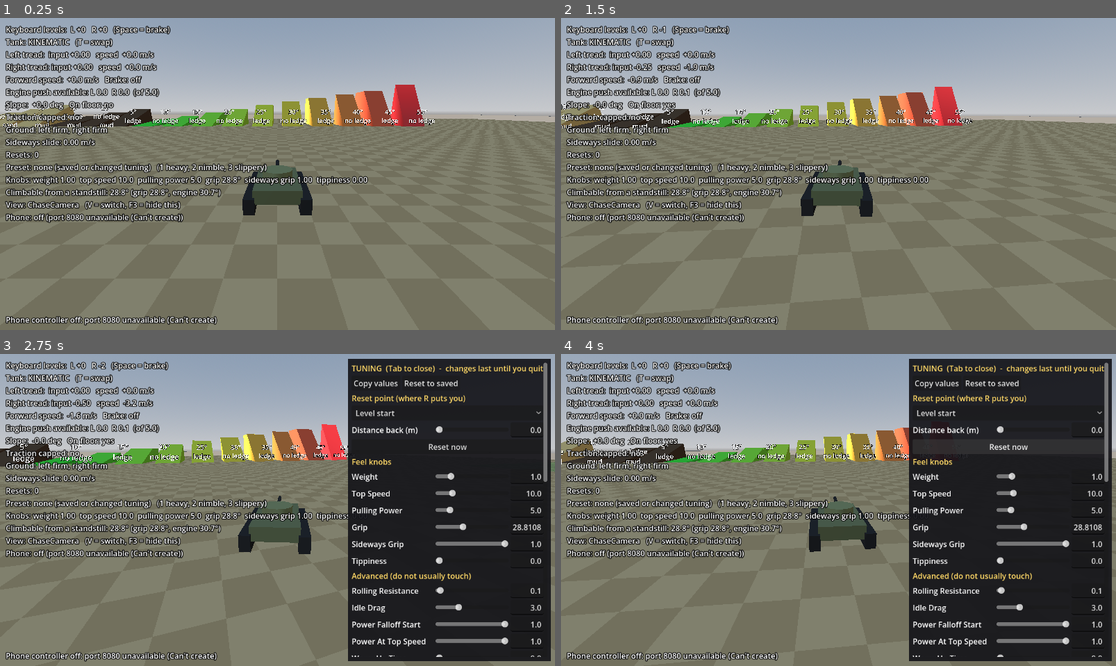
Above: before the commit, frames 1-4 (two rows, left to right).
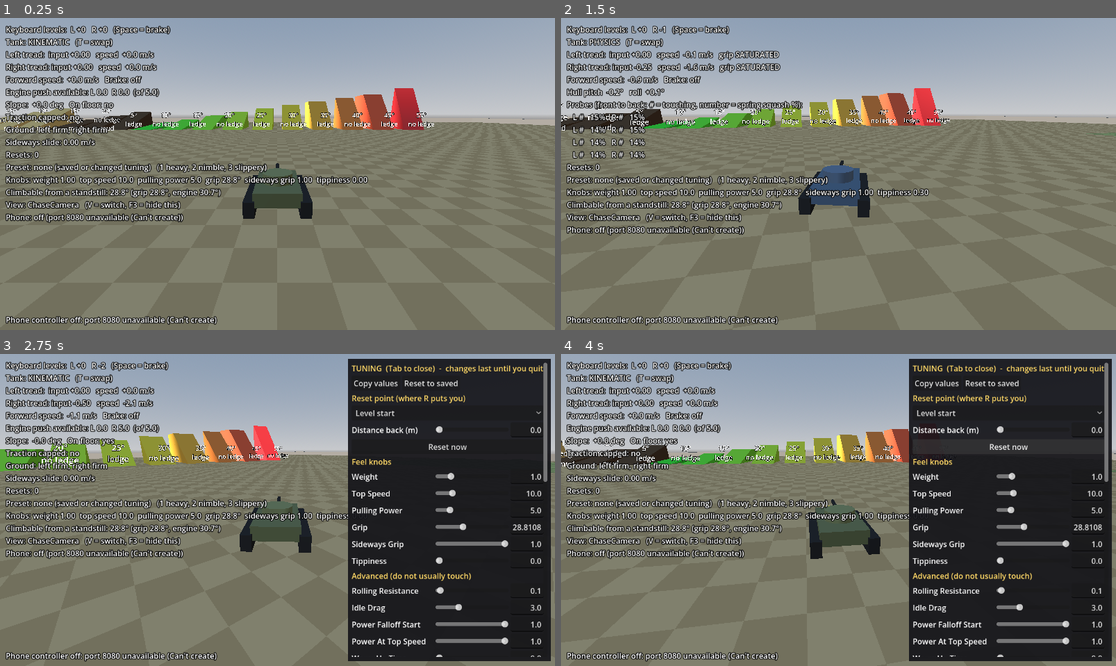
Above: after the commit, the same moments.

Repository: Kickpunch3r/tank-game
Game: Godot game, scene res://scenes/test_course.tscn
The game is run twice, just before and just after one commit, with the same random seed, the same clock (stepped at 60 frames per second) and the same inputs.
Inputs (mouse positions are in pixels of both pictures, inside the frame that each line leads up to):
- Up to frame 1 (0.25 s): no input
- Up to frame 2 (1.5 s): move the mouse to (960, 158) at 0.52 s; hold Down (driver_right_back) 0.53-1.25 s; hold T (tank_swap, bound only after the commit) 0.53-1.25 s; click (960, 158) at 0.67 s; drag from (727, 189) to (810, 236) at 1.27 s
- Up to frame 3 (2.75 s): move the mouse to (333, 441) at 2.02 s; hold Down (driver_right_back) from 2.03 s (still down); hold Tab (tuning_panel_toggle) from 2.03 s (still down); tap T (tank_swap, bound only after the commit) at 2.3 s
- Up to frame 4 (4 s): release Down (driver_right_back) at 2.75 s; release Tab (tuning_panel_toggle) at 2.75 s; click "Reset to saved" at 2.75 s; click "Reset now" at 3.5 s

The runs differ from the first frame. In frame 1, 3.8% of the frame differs, in the area x 0-100%, y 21-65%; in frame 2, 13%, in the area x 0-100%, y 6-70%; in frame 3, 5.0%; in frame 4, 3.7%.

Commit message:
Physics tank milestone 3: tank swapping with T, shared presets
The player rig holds both tanks. New PlayerRig root script: T (Input Map
tank_swap) puts the other tank where the active one is, same heading, at
rest, with the same reset point, level start and keyboard lever levels;
the chase camera, slit view, HUD and Tab panel follow it. The hidden tank
is switched off (no input, removed from physics, not drawn). Each tank
keeps its own DriverStation. Presets 1/2/3 set the knobs on both tanks.

Shared interface (duck typing) used by the rig, HUD, panel, kill plane,
level root and tests. SlopeLadder.start_position_for() asks each tank how
close it stands to a ramp. Chase camera smooths its look point up and
down (look_smoothing 6; 0 = old behaviour) to damp spring bounce.

Fixed: the Tab panel's "Reset to saved" now also resets the hidden tank's
tuning (a preset used to stay on it).

New checks: swap place and heading, hidden tank ignores keys, levers
carry over, camera/HUD/panel/slit follow, phone source, presets on both,
R, swap back, and T in the starter level. Kinematic results unchanged.
177 of 177 checks pass.

Co-Authored-By: Claude Opus 5.5 <noreply@anthropic.com>
Claude-Session: https://claude.ai/code/session_01Pm55gMUn29kyQtMtoJuZst

Diff:
--- a/project.godot
+++ b/project.godot
@@ -114,6 +114,11 @@
 "events": [Object(InputEventKey,"resource_local_to_scene":false,"resource_name":"","device":-1,"window_id":0,"alt_press …(191 unchanged characters)…
 ]
 }
+tank_swap={
+"deadzone": 0.2,
+"events": [Object(InputEventKey,"resource_local_to_scene":false,"resource_name":"","device":-1,"window_id":0,"alt_pressed":false,"shift_pressed":false,"ctrl_pressed":false,"meta_pressed":false,"pressed":false,"keycode":0,"physical_keycode":84,"key_label":0,"unicode":116,"location":0,"echo":false,"script":null)
+]
+}
 
 [physics]
 
--- a/scenes/player_rig.tscn
+++ b/scenes/player_rig.tscn
@@ -12,10 +12,22 @@
 [ext_resource type="Resource" path="res://tuning/presets/heavy.tres" id="10_heavy"]
 [ext_resource type="Resource" path="res://tuning/presets/nimble.tres" id="11_nimble"]
 [ext_resource type="Resource" path="res://tuning/presets/slippery.tres" id="12_slippery"]
+[ext_resource type="PackedScene" path="res://scenes/physics_tank.tscn" id="13_physics_tank"]
+[ext_resource type="Script" path="res://scripts/player_rig.gd" id="14_rig"]
 
-[node name="PlayerRig" type="Node3D"]
+[node name="PlayerRig" type="Node3D" node_paths=PackedStringArray("tanks", "chase_camera", "view_switcher", "debug_hud", "tuning_panel", "controller_server")]
+script = ExtResource("14_rig")
+tanks = [NodePath("Tank"), NodePath("PhysicsTank")]
+chase_camera = NodePath("ChaseCamera")
+view_switcher = NodePath("ViewSwitcher")
+debug_hud = NodePath("DebugHud")
+tuning_panel = NodePath("TuningPanel")
+controller_server = NodePath("ControllerServer")
 
 [node name="Tank" parent="." instance=ExtResource("1_tank")]
+transform = Transform3D(1, 0, 0, 0, 1, 0, 0, 0, 1, 0, 1, 0)
+
+[node name="PhysicsTank" parent="." instance=ExtResource("13_physics_tank")]
 transform = Transform3D(1, 0, 0, 0, 1, 0, 0, 0, 1, 0, 1, 0)
 
 [node name="ChaseCamera" type="Camera3D" parent="." node_paths=PackedStringArray("target")]
@@ -42,7 +54,7 @@
 [node name="PresetSwitcher" type="Node" parent="." node_paths=PackedStringArray("tanks", "tuning_panel")]
 script = ExtResource("9_presets")
 presets = Array[Resource]([ExtResource("10_heavy"), ExtResource("11_nimble"), ExtResource("12_slippery")])
-tanks = [NodePath("../Tank")]
+tanks = [NodePath("../Tank"), NodePath("../PhysicsTank")]
 tuning_panel = NodePath("../TuningPanel")
 
 [node name="ControllerServer" type="Node" parent="." node_paths=PackedStringArray("tank")]
--- a/scripts/chase_camera.gd
+++ b/scripts/chase_camera.gd
@@ -20,10 +20,19 @@
 ## How quickly the camera catches up. Higher = snappier, lower = floatier.
 @export var follow_smoothing: float = 4.0
 
+## How quickly the point the camera looks at follows the tank up and down.
+## Smooths out the view tipping up and down as the tank bounces (the physics
+## tank's springs). 0 = follows at once, with no smoothing.
+@export var look_smoothing: float = 6.0
+
+# The smoothed height of the point the camera looks at.
+var _look_y: float = 0.0
+
 
 func _ready() -> void:
 	if target != null:
 		global_position = _desired_position()
+		_look_y = target.global_position.y + look_height
 		look_at(_look_point(), Vector3.UP)
 
 
@@ -38,6 +47,8 @@
 	# Frame-rate independent smoothing: move a fraction of the remaining gap each frame.
 	var catch_up: float = 1.0 - exp(-follow_smoothing * delta)
 	global_position = global_position.lerp(_desired_position(), catch_up)
+	var wanted_y: float = target.global_position.y + look_height
+	_look_y = wanted_y if look_smoothing <= 0.0 else lerpf(_look_y, wanted_y, 1.0 - exp(-look_smoothing * delta))
 	look_at(_look_point(), Vector3.UP)
 
 
@@ -52,4 +63,4 @@
 
 
 func _look_point() -> Vector3:
-	return target.global_position + Vector3.UP * look_height
+	return Vector3(target.global_position.x, _look_y, target.global_position.z)
--- a/scripts/kill_plane.gd
+++ b/scripts/kill_plane.gd
@@ -18,6 +18,7 @@
 
 
 func _on_body_entered(body: Node3D) -> void:
-	if body is Tank:
+	# Either kind of tank.
+	if body.has_method(&"reset_to_spawn"):
 		# Deferred: moving a body in the middle of a physics callback is unsafe.
-		(body as Tank).reset_to_spawn.call_deferred()
+		body.call_deferred(&"reset_to_spawn")
--- a/scripts/level_root.gd
+++ b/scripts/level_root.gd
@@ -60,9 +60,13 @@
 func _place_tank_at_start() -> void:
 	var home: Transform3D = start_transform()
 	home.origin.y += 0.3
-	tank.set_home(home)
-	tank.set_spawn(home)
-	tank.reset_to_spawn()
+	# Every tank in the rig (kinematic and physics) gets the same start.
+	var rig := tank.get_parent() as PlayerRig
+	var all_tanks: Array[Node3D] = rig.tanks if rig != null else [tank as Node3D]
+	for each_tank: Node3D in all_tanks:
+		each_tank.call(&"set_home", home)
+		each_tank.call(&"set_spawn", home)
+		each_tank.call(&"reset_to_spawn")
 
 
 func _find_child_of_type(node: Node, type_name: String) -> Node:
--- /dev/null
+++ b/scripts/player_rig.gd
@@ -0,0 +1,113 @@
+class_name PlayerRig
+extends Node3D
+## The player's tank(s) with everything that follows them: chase camera, view
+## switcher, debug display, Tab panel and feel presets.
+##
+## There are two tanks to compare: the kinematic Tank and the PhysicsTank.
+## Only one is active at a time. T (Input Map: tank_swap) swaps them: the other
+## tank appears where the active one is, facing the same way, at rest. The
+## hidden tank is switched off completely (no input, no physics, not drawn).
+
+## The tanks to swap between, in order. The first one starts active.
+@export var tanks: Array[Node3D] = []
+
+@export var chase_camera: ChaseCamera
+@export var view_switcher: ViewSwitcher
+@export var debug_hud: DebugHud
+@export var tuning_panel: TuningPanel
+@export var controller_server: ControllerServer
+
+## Emitted after a swap, with the tank that is now active.
+signal active_tank_changed(tank: Node3D)
+
+## The tank being driven now.
+var active_tank: Node3D
+
+## Where the driver's slit camera sits in either tank.
+const SLIT_CAMERA_PATH: NodePath = ^"Visual/Hull/DriverSlitCamera"
+
+
+func _ready() -> void:
+	if tanks.is_empty():
+		return
+	for tank: Node3D in tanks:
+		if tank != tanks[0]:
+			_switch_off(tank)
+		# Bumping into things buzzes the driver's phone, whichever tank it is.
+		if is_instance_valid(controller_server) and tank != controller_server.tank:
+			tank.connect(&"bumped", func() -> void: controller_server.buzz(40))
+	active_tank = tanks[0]
+
+
+func _unhandled_input(event: InputEvent) -> void:
+	if event.is_action_pressed(&"tank_swap"):
+		swap_tank()
+		get_viewport().set_input_as_handled()
+
+
+## Swap to the next tank in the list.
+func swap_tank() -> void:
+	var live: Array[Node3D] = []
+	for tank: Node3D in tanks:
+		if is_instance_valid(tank):
+			live.append(tank)
+	if live.size() < 2 or not is_instance_valid(active_tank):
+		return
+	var old_tank: Node3D = active_tank
+	var new_tank: Node3D = live[(live.find(old_tank) + 1) % live.size()]
+
+	# Where the old tank is, upright, facing the same way (its left/right turn only).
+	var facing: Vector3 = -old_tank.global_basis.z
+	var yaw: float = atan2(-facing.x, -facing.z)
+	var where := Transform3D(Basis(Vector3.UP, yaw), old_tank.global_position + Vector3.UP * 0.2)
+
+	new_tank.call(&"set_spawn", old_tank.call(&"get_spawn"))
+	new_tank.call(&"set_home", old_tank.call(&"get_home"))
+	_copy_lever_positions(old_tank, new_tank)
+	var old_slit: Node = old_tank.get_node(SLIT_CAMERA_PATH)
+	_switch_off(old_tank)
+	_switch_on(new_tank)
+	new_tank.call(&"place_at", where)
+	active_tank = new_tank
+	_point_everything_at(new_tank, old_slit)
+	active_tank_changed.emit(new_tank)
+
+
+## The keyboard's tread levels are where the player left the levers, not part
+## of the tank: carry them over (the phone's levers carry over by themselves).
+func _copy_lever_positions(from_tank: Node3D, to_tank: Node3D) -> void:
+	var from_keys := from_tank.get_node_or_null(^"DriverStation/KeyboardDriverInput") as KeyboardDriverInput
+	var to_keys := to_tank.get_node_or_null(^"DriverStation/KeyboardDriverInput") as KeyboardDriverInput
+	if from_keys != null and to_keys != null:
+		to_keys.left_level = from_keys.left_level
+		to_keys.right_level = from_keys.right_level
+
+
+func _point_everything_at(tank: Node3D, old_slit: Node) -> void:
+	if is_instance_valid(chase_camera):
+		chase_camera.target = tank
+	if is_instance_valid(view_switcher):
+		var new_slit := tank.get_node(SLIT_CAMERA_PATH) as Camera3D
+		var slot: int = view_switcher.views.find(old_slit)
+		if slot >= 0:
+			(old_slit as DriverSlitCamera).set_view_active(false)
+			view_switcher.views[slot] = new_slit
+		view_switcher.show_view(view_switcher.current_index)
+	if is_instance_valid(debug_hud):
+		debug_hud.tank = tank
+		debug_hud.station = tank.get(&"driver_station")
+	if is_instance_valid(tuning_panel):
+		tuning_panel.tank = tank
+		tuning_panel.rebuild()
+
+
+func _switch_off(tank: Node3D) -> void:
+	tank.visible = false
+	# Disabled nodes get no input or processing, and their bodies leave the
+	# physics world (Godot's default disable mode), so nothing can bump them.
+	tank.process_mode = Node.PROCESS_MODE_DISABLED
+
+
+func _switch_on(tank: Node3D) -> void:
+	tank.process_mode = Node.PROCESS_MODE_INHERIT
+	tank.visible = true
--- a/scripts/slope_ladder.gd
+++ b/scripts/slope_ladder.gd
@@ -106,6 +106,14 @@
 ## it. At distance 0 the tank's round bottom (radius `tank_radius`) just touches
 ## the slope, with no run-in. (A sphere resting on flat ground touches a slope
 ## of angle a when its centre is radius x tan(a / 2) in front of the bottom edge.)
+## Where `tank` (either kind) stands at rest at the foot of ramp `index`,
+## `distance` metres back. Each kind of tank says how close it can stand.
+func start_position_for(index: int, distance: float, tank: Node3D) -> Vector3:
+	var ramp: RampInfo = ramps[index]
+	var touching: float = tank.call(&"standing_start_distance", ramp.angle_degrees)
+	return ramp.base_position + Vector3(0.0, 0.05, touching + distance)
+
+
 func start_position(index: int, distance: float, tank_radius: float) -> Vector3:
 	var ramp: RampInfo = ramps[index]
 	var touching: float = tank_radius * tan(deg_to_rad(ramp.angle_degrees) / 2.0) + 0.05
--- a/scripts/tuning_panel.gd
+++ b/scripts/tuning_panel.gd
@@ -10,8 +10,9 @@
 ## The panel also chooses where R puts the tank: in front of a chosen ramp, a
 ## chosen distance back from it.
 
-## The tank whose tuning and slit camera are being changed.
-@export var tank: Tank
+## The tank whose tuning and slit camera are being changed (either kind;
+## the PlayerRig swaps it and calls rebuild()).
+@export var tank: Node3D
 
 ## The chase camera whose follow settings are being changed.
 @export var chase_camera: ChaseCamera
@@ -35,13 +36,15 @@
 var _distance_field: LineEdit
 var _copy_button: Button
 var _panel: PanelContainer
-# Value at the start of the game, by target and property (see _saved_key).
+# Value at the start of the game, by target and property (see _saved_key):
+# {"target": Object, "property": StringName, "value": Variant}.
 var _saved_values: Dictionary = {}
 
 
 func _ready() -> void:
 	layer = 20
 	visible = false
+	_remember_all_tank_tunings()
 	_define_settings()
 	_build_panel()
 
@@ -100,8 +103,9 @@
 func _define_settings() -> void:
 	_settings.clear()
 	# The tank's own tuning lists its rows (feel knobs first, then advanced).
-	for row: Dictionary in tank.tuning.panel_settings():
-		_add_setting(row.group, tank.tuning, row.property, row.min, row.max, row.step, row.hard_min, row.hard_max)
+	var tuning: Resource = tank.get(&"tuning")
+	for row: Dictionary in tuning.call(&"panel_settings"):
+		_add_setting(row.group, tuning, row.property, row.min, row.max, row.step, row.hard_min, row.hard_max)
 	var slit: DriverSlitCamera = tank.get_node(^"Visual/Hull/DriverSlitCamera")
 	# Slider range first (just a comfortable dragging range: typed values can
 	# go past it), then hard limits only where other values break the maths.
@@ -151,9 +155,8 @@
 	var value: float = target.get(property)
 	# "Reset to saved" goes back to the value at the very start, even after
 	# the panel was rebuilt (e.g. after a preset switch).
+	_remember_saved(target, property)
 	var key: String = _saved_key(target, property)
-	if not _saved_values.has(key):
-		_saved_values[key] = value
 	_settings.append({
 		"group": group,
 		"target": target,
@@ -164,8 +167,27 @@
 		"step": step,
 		"hard_min": hard_min,
 		"hard_max": hard_max,
-		"saved": _saved_values[key],
+		"saved": _saved_values[key].value,
 	})
+
+
+## Remember a value as it was at the start of the game (only the first time).
+func _remember_saved(target: Object, property: StringName) -> void:
+	var key: String = _saved_key(target, property)
+	if not _saved_values.has(key):
+		_saved_values[key] = {"target": target, "property": property, "value": target.get(property)}
+
+
+## Also remember every tank's tuning in the player rig, including a hidden
+## tank's, so "Reset to saved" puts back values a preset changed on it.
+func _remember_all_tank_tunings() -> void:
+	var rig := get_parent() as PlayerRig
+	if rig == null:
+		return
+	for each_tank: Node3D in rig.tanks:
+		var tuning: Resource = each_tank.get(&"tuning")
+		for row: Dictionary in tuning.call(&"panel_settings"):
+			_remember_saved(tuning, row.property)
 
 
 func _saved_key(target: Object, property: StringName) -> String:
@@ -303,10 +325,17 @@
 
 
 func _on_reset_to_saved_pressed() -> void:
+	var shown: Dictionary = {}
 	for index: int in _settings.size():
 		var setting: Dictionary = _settings[index]
 		_sliders[index].set_value_no_signal(setting.saved)
 		_on_setting_changed(index, setting.saved)
+		shown[_saved_key(setting.target, setting.property)] = true
+	# Values not on show right now (the hidden tank's tuning) go back too.
+	for key: String in _saved_values:
+		var saved: Dictionary = _saved_values[key]
+		if not shown.has(key) and is_instance_valid(saved.target):
+			(saved.target as Object).set(saved.property, saved.value)
 
 
 func _on_copy_pressed() -> void:
@@ -318,10 +347,10 @@
 
 
 func _on_reset_now_pressed() -> void:
-	var keyboard := tank.driver_station.get_node_or_null(^"KeyboardDriverInput") as KeyboardDriverInput
+	var keyboard := tank.get_node_or_null(^"DriverStation/KeyboardDriverInput") as KeyboardDriverInput
 	if keyboard != null:
 		keyboard.clear_levels()
-	tank.reset_to_spawn()
+	tank.call(&"reset_to_spawn")
 
 
 ## Tell the tank where R should put it, from the ramp choice and distance.
@@ -329,13 +358,13 @@
 	_distance_field.text = _format(_distance_slider.value)
 	var choice: int = _ramp_choice.selected
 	if choice <= 0:
-		tank.set_spawn(tank.get_home())
+		tank.call(&"set_spawn", tank.call(&"get_home"))
 		return
 	var reset_choice: Dictionary = _reset_choices[choice - 1]
 	var ladder: SlopeLadder = reset_choice.ladder
-	var where: Vector3 = ladder.start_position(reset_choice.index, _distance_slider.value, tank.contact_radius())
+	var where: Vector3 = ladder.start_position_for(reset_choice.index, _distance_slider.value, tank)
 	# Facing the ramp (the ramps rise toward -Z, the way an unturned tank faces).
-	tank.set_spawn(Transform3D(Basis.IDENTITY, where))
+	tank.call(&"set_spawn", Transform3D(Basis.IDENTITY, where))
 
 
 ## Choose the reset point from code (used by the tests): ramp number
@@ -387,13 +416,16 @@
 
 
 func _place_name(target: Object) -> String:
-	if target is TankTuning:
+	if target is TankTuning or target is PhysicsTankTuning:
 		var path: String = (target as Resource).resource_path
-		return path.trim_prefix("res://") if not path.is_empty() else "tuning/tank_tuning.tres"
+		if not path.is_empty():
+			return path.trim_prefix("res://")
+		return "tuning/tank_tuning.tres" if target is TankTuning else "tuning/physics_tank_tuning.tres"
 	if target is ChaseCamera:
 		return "ChaseCamera node in scenes/test_course.tscn"
 	if target is DriverSlitCamera:
-		return "Visual/Hull/DriverSlitCamera node in scenes/tank.tscn"
+		var tank_scene: String = "scenes/physics_tank.tscn" if tank is PhysicsTank else "scenes/tank.tscn"
+		return "Visual/Hull/DriverSlitCamera node in %s" % tank_scene
 	if target is TerrainType:
 		return (target as TerrainType).resource_path
 	if target is LevelTerrain:
--- a/tests/level_tests.gd
+++ b/tests/level_tests.gd
@@ -156,6 +156,42 @@
 	station.right_tread = 0.0
 	panel._on_reset_to_saved_pressed()
 	await runner.wait_physics_frames(60)
+	await _physics_tank_in_level(level)
+
+
+## T works in painted levels too: the physics tank takes over at the start,
+## drives on the painted ground, and R puts it back at the level's start.
+func _physics_tank_in_level(level: LevelRoot) -> void:
+	var rig: PlayerRig = level.get_node(^"PlayerRig")
+	var physics_tank: PhysicsTank = rig.get_node(^"PhysicsTank")
+	var start: Vector3 = level.start.global_position
+	rig.swap_tank()
+	var station: DriverStation = physics_tank.driver_station
+	station.listen_to_input_sources = false
+	await runner.wait_physics_frames(120)
+	var gap: float = physics_tank.global_position.y - level.terrain.height_at(physics_tank.global_position)
+	report.check("Level: T swaps to the physics tank, which settles on the ground at the start",
+			rig.active_tank == physics_tank and absf(gap) < 0.3
+			and Vector2(physics_tank.global_position.x, physics_tank.global_position.z).distance_to(Vector2(start.x, start.z)) < 1.0,
+			"physics tank %s, %.2f m from the ground" % [physics_tank.global_position, gap])
+	var lowest_gap: float = 99.0
+	for frame: int in 300:
+		station.left_tread = 1.0
+		station.right_tread = 1.0
+		await runner.get_tree().physics_frame
+		lowest_gap = minf(lowest_gap, physics_tank.global_position.y - level.terrain.height_at(physics_tank.global_position))
+	var travelled: float = Vector2(physics_tank.global_position.x - start.x, physics_tank.global_position.z - start.z).length()
+	station.left_tread = 0.0
+	station.right_tread = 0.0
+	station.reset_requested = true
+	await runner.get_tree().physics_frame
+	station.reset_requested = false
+	await runner.wait_physics_frames(2)
+	var back_home: bool = Vector2(physics_tank.global_position.x, physics_tank.global_position.z).distance_to(Vector2(start.x, start.z)) < 0.5
+	report.check("Level: the physics tank drives on the painted ground, and reset brings it back to the start",
+			travelled > 25.0 and lowest_gap > -0.5 and back_home,
+			"travelled %.0f m, lowest point %.2f m relative to the ground, back at start: %s" % [travelled, lowest_gap, back_home])
+	rig.swap_tank()
 
 
 func _ray_height(where: Vector3) -> float:
--- a/tests/physics_tank_tests.gd
+++ b/tests/physics_tank_tests.gd
@@ -22,6 +22,86 @@
 	await _rest_test()
 	await _flat_tests()
 	await _controls_test()
+
+
+# --- Swapping tanks (T) ---------------------------------------------------------
+
+## On the course's own player rig, so this runs early (before the driving
+## tests remove the course's tank).
+func run_swap() -> void:
+	report.heading("Swapping tanks (T)")
+	var course: Node3D = runner.course
+	var rig: PlayerRig = course.get_node(^"PlayerRig")
+	var kinematic: Tank = course.get_node(^"PlayerRig/Tank")
+	var physics: PhysicsTank = course.get_node(^"PlayerRig/PhysicsTank")
+	var chase: ChaseCamera = course.get_node(^"PlayerRig/ChaseCamera")
+	var hud: DebugHud = course.get_node(^"PlayerRig/DebugHud")
+	var panel: TuningPanel = course.get_node(^"PlayerRig/TuningPanel")
+	var views: ViewSwitcher = course.get_node(^"PlayerRig/ViewSwitcher")
+	var kinematic_keys: KeyboardDriverInput = kinematic.get_node(^"DriverStation/KeyboardDriverInput")
+	var physics_keys: KeyboardDriverInput = physics.get_node(^"DriverStation/KeyboardDriverInput")
+	runner.watch_tank(kinematic)
+
+	report.check("The kinematic tank starts active; the physics tank is hidden and switched off",
+			rig.active_tank == kinematic and not physics.visible
+			and physics.process_mode == Node.PROCESS_MODE_DISABLED)
+	kinematic.place_at(Transform3D(Basis(Vector3.UP, 0.6), Vector3(10.0, 0.05, 20.0)))
+	await runner.wait_physics_frames(20)
+	await _tap_key(KEY_W)
+	report.check("The hidden tank doesn't react to the keys", kinematic_keys.left_level == 1 and physics_keys.left_level == 0)
+	var kinematic_place: Vector3 = kinematic.global_position
+	await _tap_key(KEY_T)
+	var heading_gap: float = rad_to_deg(absf(_flat(-physics.global_basis.z).signed_angle_to(_flat(-kinematic.global_basis.z), Vector3.UP)))
+	var place_gap: float = Vector2(physics.global_position.x - kinematic_place.x, physics.global_position.z - kinematic_place.z).length()
+	report.check("T: the physics tank appears where the kinematic tank was, facing the same way",
+			rig.active_tank == physics and physics.visible and not kinematic.visible
+			and kinematic.process_mode == Node.PROCESS_MODE_DISABLED
+			and place_gap < 0.5 and heading_gap < 2.0,
+			"%.2f m away, heading %.1f° off" % [place_gap, heading_gap])
+	report.check("...and the keyboard levers stay where they were (level 1 on the left)", physics_keys.left_level == 1)
+	await runner.wait_physics_frames(2)
+	var hud_text: String = (hud.get_child(0) as Label).text
+	report.check("Camera, HUD and Tab panel follow the physics tank",
+			chase.target == physics and hud.tank == physics and panel.tank == physics
+			and hud_text.contains("Tank: PHYSICS") and not panel.controls_for(&"base_mass").is_empty())
+	await _tap_key(KEY_V)
+	var physics_slit: DriverSlitCamera = physics.get_node(^"Visual/Hull/DriverSlitCamera")
+	report.check("V shows the physics tank's slit view", physics_slit.current and physics_slit.is_slit_visible())
+	await _tap_key(KEY_V)
+	var phone_source: PhoneDriverInput = physics.get_node(^"DriverStation/PhoneDriverInput")
+	report.check("The physics tank's phone input finds the phone server", phone_source._find_server() != null)
+	await _tap_key(KEY_1)
+	var heavy: TankFeel = load("res://tuning/presets/heavy.tres")
+	report.check("Presets set the knobs on both tanks (key 1: heavy)",
+			heavy.matches(physics.tuning) and heavy.matches(kinematic.tuning))
+	panel._on_reset_to_saved_pressed()
+	# Panel's Reset to saved only resets the shown tank's values; the hidden
+	# tank's knobs go back too.
+	report.check("Reset to saved puts the knobs back (both tanks)",
+			not heavy.matches(physics.tuning) and not heavy.matches(kinematic.tuning),
+			"physics weight %.2f, kinematic weight %.2f" % [physics.tuning.weight, kinematic.tuning.weight])
+	physics_keys.clear_levels()
+	physics.place_at(Transform3D(Basis.IDENTITY, Vector3(-30.0, 0.5, 15.0)))
+	await runner.wait_physics_frames(10)
+	await _tap_key(KEY_R)
+	report.check("R puts the active (physics) tank back at the start",
+			Vector2(physics.global_position.x, physics.global_position.z).length() < 0.3,
+			"at %s" % physics.global_position)
+	await _tap_key(KEY_T)
+	report.check("T again swaps back to the kinematic tank", rig.active_tank == kinematic and kinematic.visible
+			and not physics.visible and hud.tank == kinematic)
+	kinematic_keys.clear_levels()
+	await _tap_key(KEY_R)
+
+
+func _tap_key(code: Key) -> void:
+	for down: bool in [true, false]:
+		var event := InputEventKey.new()
+		event.physical_keycode = code
+		event.pressed = down
+		Input.parse_input_event(event)
+		Input.flush_buffered_events()
+		await runner.wait_physics_frames(2)
 
 
 # --- Rest -------------------------------------------------------------------
--- a/tests/test_runner.gd
+++ b/tests/test_runner.gd
@@ -42,6 +42,7 @@
 	await ViewTests.new(self).run()
 	await PanelTests.new(self).run()
 	await FeelTests.new(self).run_preset_keys()
+	await PhysicsTankTests.new(self).run_swap()
 	await PhoneTests.new(self).run()
 	UsbLinkTests.new(self).run()
 	CourseTests.new(self).run()
Not shown, added: scripts/player_rig.gd.uid
Not shown, changed: docs/physics_tank_design.md
